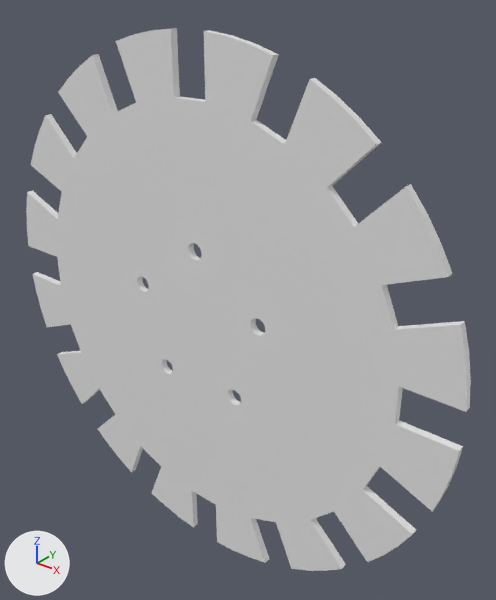
Two versions of the OBJ model public/h-shape/magnet-jig.obj, one commit apart.
One viewpoint serves both versions: a camera (50 mm lens) standing at (340.0, -365.0, 263.0) and looking at (24.0, 30.0, 17.0). Every picture has the same lights, and +X, +Y and +Z are marked at lower left. Where no turn or scale is listed for an object, it has been applied to the vertices.

Names of what the first picture shows: 'Rotor_MagnetJig'.
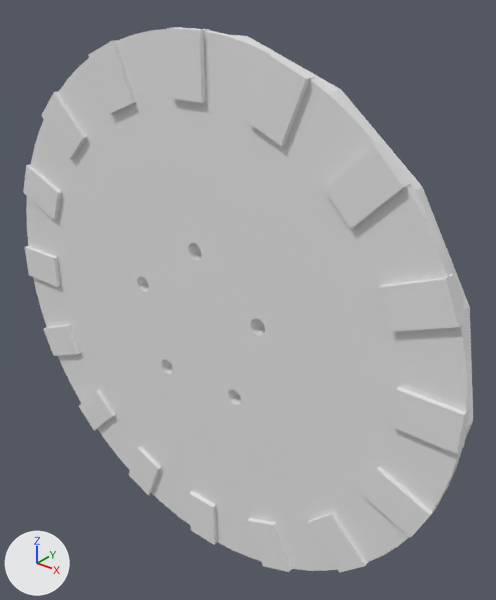
The newer file is also turned or shifted as a whole; pictures and numbers use the older file's frame.

Boxes [x1, y1, x2, y2] around the edits, measured in the pictures (496 x 600 px):
```json
{"object": "Rotor_Magnets", "change": "added", "after": [23, 27, 470, 572]}
{"object": "Rotor_Disk_Back", "change": "added", "after": [142, 35, 473, 507]}
```

Scene script edits in JSON lines:
```json
{"op": "add", "block": "me_rotor_magnets", "code": ["me_rotor_magnets = bpy.data.meshes.new('Rotor_Magnets')", "me_rotor_magnets.from_pydata(...)  # 128 vertices, 192 faces; spans x -225.0..225.0, y -20.0..-10.0, z -225.0..225.0"]}
{"op": "add", "block": "me_rotor_disk_back", "code": ["me_rotor_disk_back = bpy.data.meshes.new('Rotor_Disk_Back')", "me_rotor_disk_back.from_pydata(...)  # 252 vertices, 524 faces; spans x -225.0..225.0, y -10.0..0.0, z -222.0..222.0"]}
{"op": "add", "block": "ob_rotor_magnets", "code": ["ob_rotor_magnets = bpy.data.objects.new('Rotor_Magnets', me_rotor_magnets)", "ob_rotor_magnets.location = (0.0, 10.0, 0.0)"]}
{"op": "add", "block": "ob_rotor_disk_back", "code": ["ob_rotor_disk_back = bpy.data.objects.new('Rotor_Disk_Back', me_rotor_disk_back)", "ob_rotor_disk_back.location = (0.0, 10.0, 0.0)"]}
```
